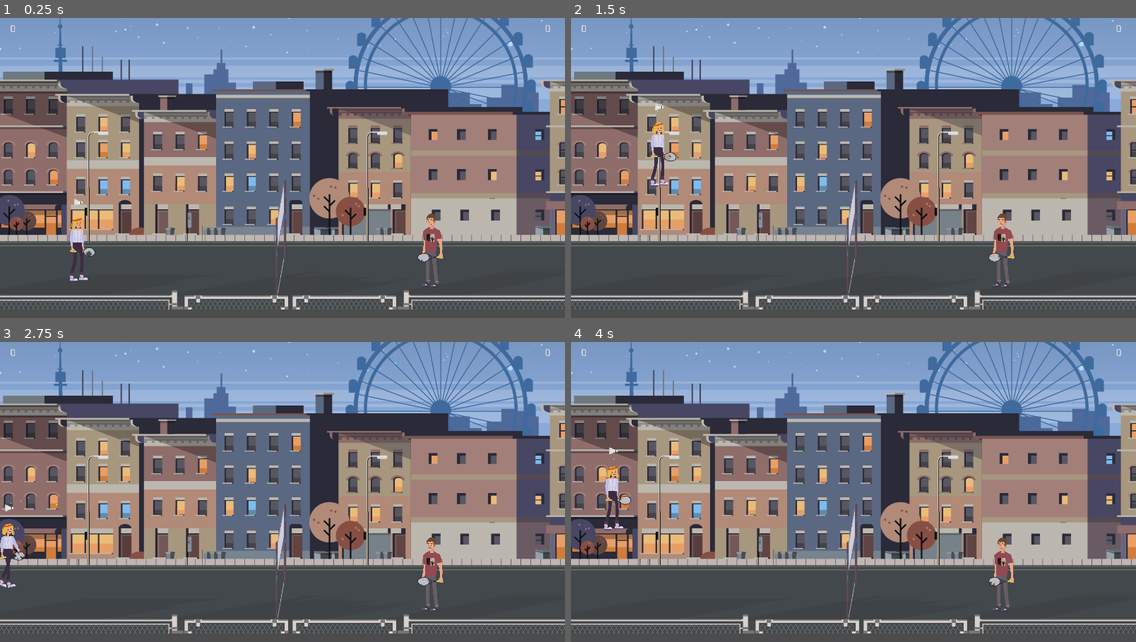
Above: before the commit, frames 1-4 (two rows, left to right).
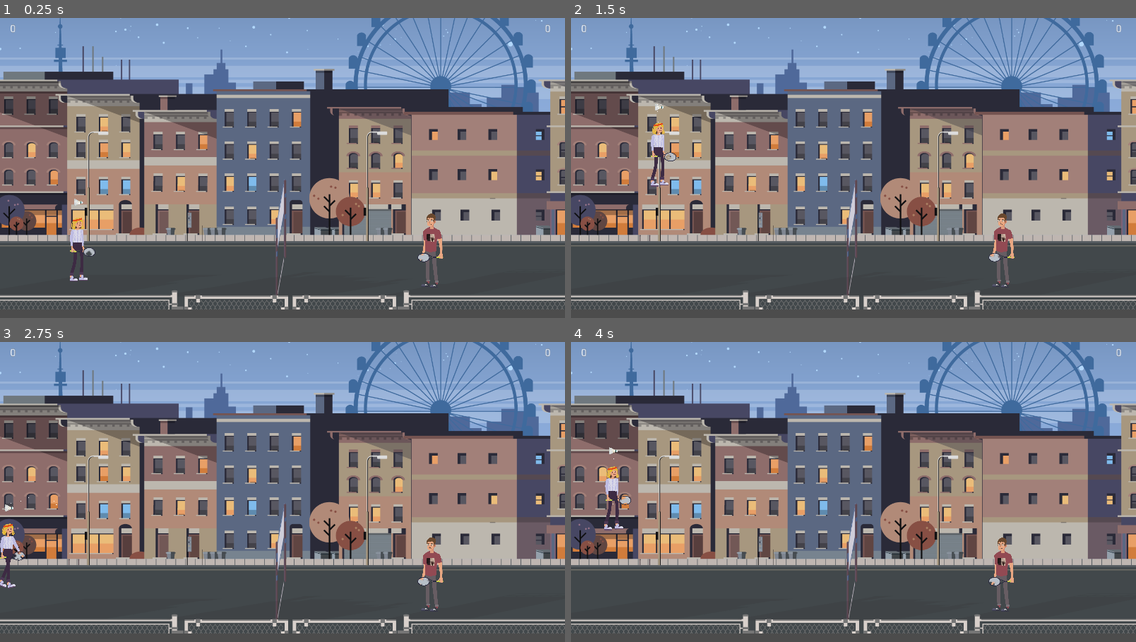
Above: after the commit, the same moments.

Repository: h00g3/midnightbadminton
Game: Godot game, scene res://scenes/MainLevel.tscn
Two runs of this game, one before a commit and one after it. Both use one fixed random seed, a clock stepped at 60 frames per second and the inputs below.
Inputs:
- Up to frame 1 (0.25 s): no input
- Up to frame 2 (1.5 s): hold D (2_right) from 0.53 s (still down); tap W (2_up) at 0.6, 0.77, 1.07, 1.35 s
- Up to frame 3 (2.75 s): tap W (2_up) at 1.52, 1.82, 2.1 s; release D (2_right) at 2.03 s; hold A (2_left) from 2.03 s (still down)
- Up to frame 4 (4 s): release A (2_left) at 2.78 s; hold D (2_right) from 2.78 s (still down); tap W (2_up) at 2.85, 3.02, 3.32, 3.6, 3.77 s

The runs differ from the first frame. In frame 1, 1.7% of the frame differs, in the area x 0-100%, y 9-73%; in frame 2, 1.7%; in frame 3, 1.7%; in frame 4, 1.7%.

Commit message:
create a racket class for impulse, refactor players for

Diff:
--- a/project.godot
+++ b/project.godot
@@ -18,10 +18,22 @@
 "class": "Player",
 "language": "GDScript",
 "path": "res://src/Player.gd"
+}, {
+"base": "KinematicBody2D",
+"class": "PlayerBody",
+"language": "GDScript",
+"path": "res://src/PlayerBody.gd"
+}, {
+"base": "Reference",
+"class": "Racket",
+"language": "GDScript",
+"path": "res://src/Racket.gd"
 } ]
 _global_script_class_icons={
 "GitAPI": "",
-"Player": ""
+"Player": "",
+"PlayerBody": "",
+"Racket": ""
 }
 
 [application]
--- a/scenes/MainLevel.tscn
+++ b/scenes/MainLevel.tscn
@@ -172,6 +172,7 @@
 texture = ExtResource( 10 )
 
 [node name="Haeuser" type="Sprite" parent="ParallaxBackground/ParallaxLayer"]
+position = Vector2( 0.902527, 0 )
 texture = ExtResource( 7 )
 
 [node name="Lampen" type="Sprite" parent="ParallaxBackground/ParallaxLayer"]
--- /dev/null
+++ b/src/PlayerBody.gd
@@ -0,0 +1,30 @@
+extends KinematicBody2D
+
+class_name PlayerBody
+
+onready var racket = load("res://src/Racket.gd").new(Player.Side.LEFT)
+
+onready var state_machine = $Node2D/AnimationTree.get("parameters/playback")
+
+
+
+func Jump():
+	state_machine.travel("Jump")
+
+func Walk():
+	if state_machine.get_current_node() != ("WalkR"):
+		state_machine.travel("WalkR")
+
+func Schlag():
+	state_machine.travel("Schlag")
+
+func Cheer():
+	state_machine.travel("Winning")
+
+func Sad():
+	state_machine.travel("Lose")
+
+func _on_Area2D_body_entered(body):
+	print("area entered")
+	Schlag()
+	racket.hit_shuttle(body)
--- a/src/PlayerF.gd
+++ b/src/PlayerF.gd
@@ -1,6 +1,6 @@
 # Player-Script Fanny (fast identisch mit Kennny)
 
-extends KinematicBody2D
+extends PlayerBody
 
 # Variable zum Einstellen in der Godot UI für die Gecchwindigkeit
 export (int) var speed = 200
@@ -15,10 +15,8 @@
 
 # Doppelsprung-Kontrollvariable, Abschlag
 onready var doublejump_zaehler : bool = false
-onready var abschlag_fanny : bool = true
-onready var shuttle = load("res://scenes/Shuttle.tscn")
 
-onready var state_machine = $Node2D/AnimationTree.get("parameters/playback")
+#onready var racket = load("res://src/Racket.gd").new(Player.Side.LEFT)
 
 func _physics_process(delta):
 	vel.x = 0
@@ -52,22 +50,3 @@
 	vel = move_and_slide(vel, Vector2.UP)
 	#gravity
 	vel.y += gravity * delta
-
-func Jump():
-	state_machine.travel("Jump")
-
-func Walk():
-	if state_machine.get_current_node() != ("WalkR"):
-		state_machine.travel("WalkR")
-
-func Schlag():
-	state_machine.travel("Schlag")
-
-func Cheer():
-	state_machine.travel("Winning")
-
-func Sad():
-	state_machine.travel("Lose")
-
-func _on_Area2D_body_entered(body):
-	Schlag()
--- a/src/PlayerK.gd
+++ b/src/PlayerK.gd
@@ -1,4 +1,4 @@
-extends KinematicBody2D
+extends PlayerBody
 
 export (int) var speed = 200
 
@@ -9,8 +9,6 @@
 var gravity : int = 1000
 
 onready var dashing = true
-
-onready var state_machine = $Node2D/AnimationTree.get("parameters/playback")
 
 func _physics_process(delta):
 	vel.x = 0
@@ -40,23 +38,3 @@
 	vel = move_and_slide(vel, Vector2.UP)
 	#gravity
 	vel.y += gravity * delta
-
-func Jump():
-	state_machine.travel("Jump")
-
-func Walk():
-	if state_machine.get_current_node() != ("Walking"):
-		state_machine.travel("Walking")
-
-func Schlag():
-	state_machine.travel("Schlag")
-
-func Cheer():
-	state_machine.travel("Winning")
-
-func Sad():
-	state_machine.travel("Lose")
-
-
-func _on_Area2D_body_entered(body):
-	Schlag()
--- /dev/null
+++ b/src/Racket.gd
@@ -0,0 +1,18 @@
+#extends Node
+
+class_name Racket
+
+var side
+var minimum_impulse = 20000
+var maximum_impulse = 70000
+
+func _init(_side):
+	side = _side
+
+func hit_shuttle(shuttle):
+	var x = 35000
+	if(side == Player.Side.RIGHT):
+		x = -x
+	var y = 35000
+	var impulse = Vector2(x,y)
+	shuttle.apply_central_impulse(impulse)
